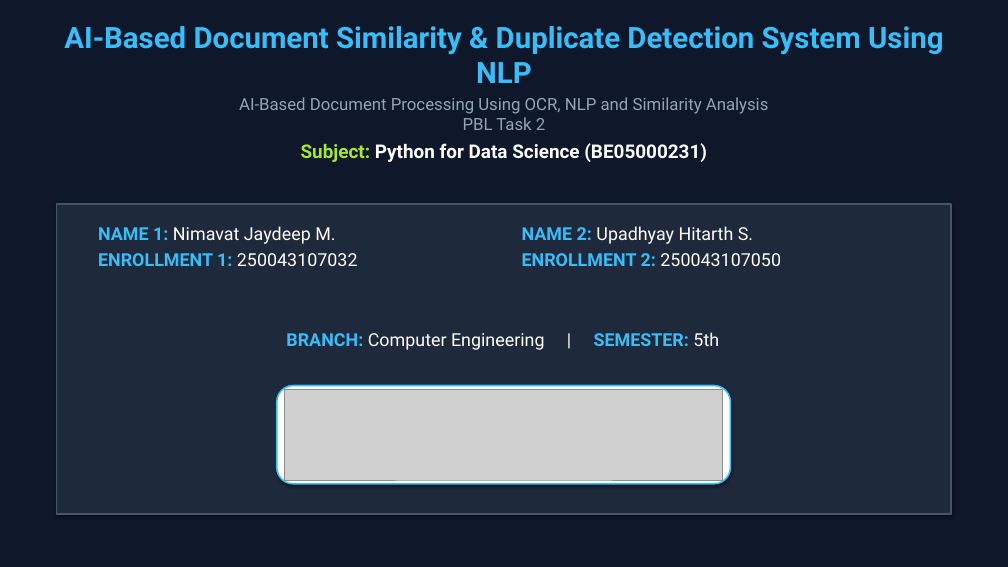
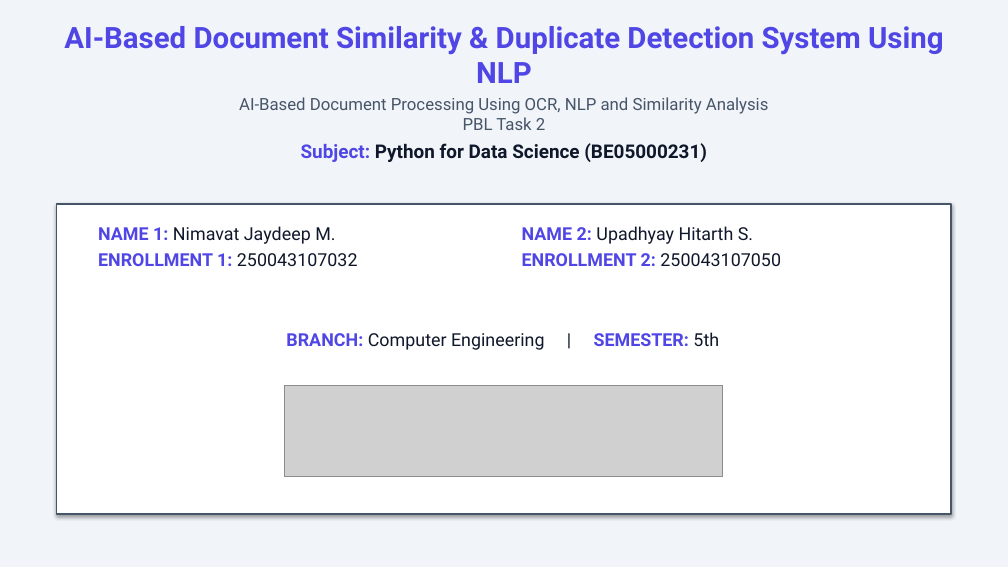
Before and after one commit to Jaydeep131/DocumentSimilarityDetector, a slide deck: slide 1 of AI_Based_Document_Similarity_Duplicate_Detection_NLP_PBL.pptx. Drawn at 1008x567 pixels with LibreOffice and Linux fonts; fonts in the diff are those of the drawing; grey boxes stand for pictures. Boxes give left, top, right and bottom in pixels: in the first picture for what was removed or moved away, otherwise in the second. Text is boxed around its words. In the diff, an @@ line names an element or a change of style, - is before the commit and + after.

Commit message:
Switch presentation theme to high-contrast Light Theme for clean college logo rendering

```diff
--- a/AI_Based_Document_Similarity_Duplicate_Detection_NLP_PBL.pptx
+++ b/AI_Based_Document_Similarity_Duplicate_Detection_NLP_PBL.pptx
@@ background #0F172A to #F1F5F9 @@
@@ text "AI-Based Document Similarity & Duplicate ..." at (64, 26, 943, 130): text colour #38BDF8 to #4F46E5 in "AI-Based Document Similarity & Duplicate Detection System ..."; text colour #94A3B8 to #475569 in "AI-Based Document Processing Using OCR, NLP and ..." @@
@@ text "Subject: Python for Data Science ..." at (301, 143, 707, 162): text colour #A3E635 to #4F46E5 in "Subject:"; text colour #FFFFFF to #0F172A in "Python for Data Science (BE05000231)" @@
@@ rectangle at (57, 204, 951, 514): fill #1E293B to #FFFFFF @@
@@ text "NAME 1: Nimavat Jaydeep M." at (98, 226, 358, 266): text colour #38BDF8 to #4F46E5 in "NAME 1:", "ENROLLMENT 1:"; text colour #FFFFFF to #0F172A in "Nimavat Jaydeep M.", "250043107032" @@
@@ text "NAME 2: Upadhyay Hitarth S." at (522, 226, 781, 266): text colour #38BDF8 to #4F46E5 in "NAME 2:", "ENROLLMENT 2:"; text colour #FFFFFF to #0F172A in "Upadhyay Hitarth S.", "250043107050" @@
@@ text "BRANCH: Computer Engineering | SEMESTER: ..." at (286, 332, 719, 350): text colour #38BDF8 to #4F46E5 in "BRANCH: SEMESTER:"; text colour #FFFFFF to #0F172A in "Computer Engineering | 5th" @@
@@ rounded rectangle removed at (277, 386, 730, 484) @@
@@ picture: place and size @@
-picture at (284, 389, 723, 480)
+picture at (284, 386, 723, 476)
```
Also in this commit, not shown: 31 other slides changed, 3 other files.
